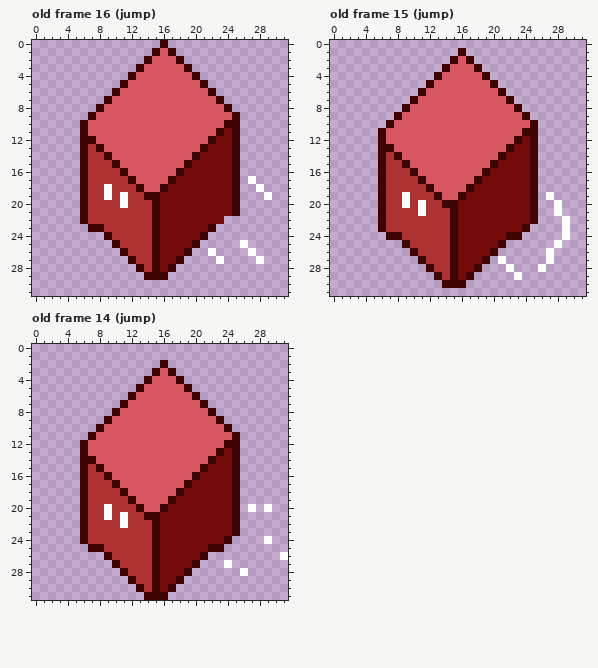
Two versions of one pixel-art file, assets/cube_enemy.aseprite. Above, as it was before the edit.
32x32 pixels, 25 frames. Shown: old frame 16 (jump), old frame 15 (jump), old frame 14 (jump). The commit also changed other frames, which this record leaves out.
The same view after the edit:
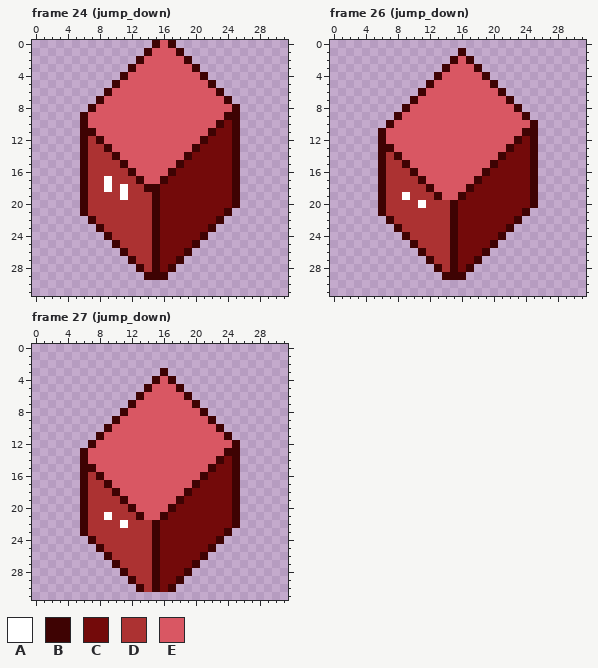
Palette (. is transparent): A #ffffff  B #3e0303  C #730a0a  D #ac3232  E #d95763
A new or re-ordered frame is compared with the old frame closest to it.
Commit message: Fixed the attack direction and the cubes chasing I think this finishes off Philippos's movements
Change:
frames 25 -> 37
Changed rows in their new state; - is an unchanged pixel.
Frame 24 (jump_down) is new; against old frame 16 (jump):
first column x 6:
 0 ---------BEB------------
 1 --------BE-EB-----------
 2 -------BE---EB----------
 3 ------BE-----EB---------
 4 -----BE-------EB--------
 5 ----BE---------EB-------
 6 ---BE-----------EB------
 7 --BE-------------EB-----
 8 -BE---------------EB----
 9 BE----------------B-----
10 -----------------BC-----
11 -B--------------BC------
12 -DB------------BC-------
13 --DB----------BC--------
14 ---DB--------BC---------
15 ----DB------BC----------
16 -----DB----BC-----------
17 ---A--DB--BC---------.--
18 -----A-DBBC-----------.-
19 ---D----D--------------.
20 -----D------------------
21 ------------------B.----
22 .B---------------B------
23 -.----------------------
25 --------------------.---
26 ----------------.----.--
27 -----------------.----.-
Frame 26 (jump_down) is new; against old frame 15 (jump):
first column x 6:
19 ---------------------.--
20 ---D----D-------------.-
21 -----D------------B.--.-
22 .B---------------B..---.
23 ..B-------------B..----.
24 -..B-----------B..-----.
25 ---.B---------B.------.-
26 ----.B-------B.------.--
27 -----.B-----B.-.-----.--
28 ------.B---B.---.---.---
29 -------.B-B.-----.------
30 --------...-------------
Frame 27 (jump_down) is new; against old frame 14 (jump):
first column x 6:
 2 ----------.---------------
 3 ---------.B.--------------
 4 --------.B-B.-------------
 5 -------.B---B.------------
 6 ------.B-----B.-----------
 7 -----.B-------B.----------
 8 ----.B---------B.---------
 9 ---.B-----------B.--------
10 --.B-------------B.-------
11 -.B---------------B.------
12 .B----------------E-------
13 -----------------EB-------
14 -E--------------EB--------
15 -BE------------EB---------
16 --BE----------EB----------
17 ---BE--------EB-----------
18 ----BE------EB------------
19 -----BE----EB-------------
20 ---D--BE--EB---------.-.--
21 -----D-BEEB---------------
23 ------------------B.------
24 .B---------------B.----.--
25 -.---------------.--------
26 -------------------------.
27 ------------------.-------
28 --------------------.-----
31 --------...---------------
